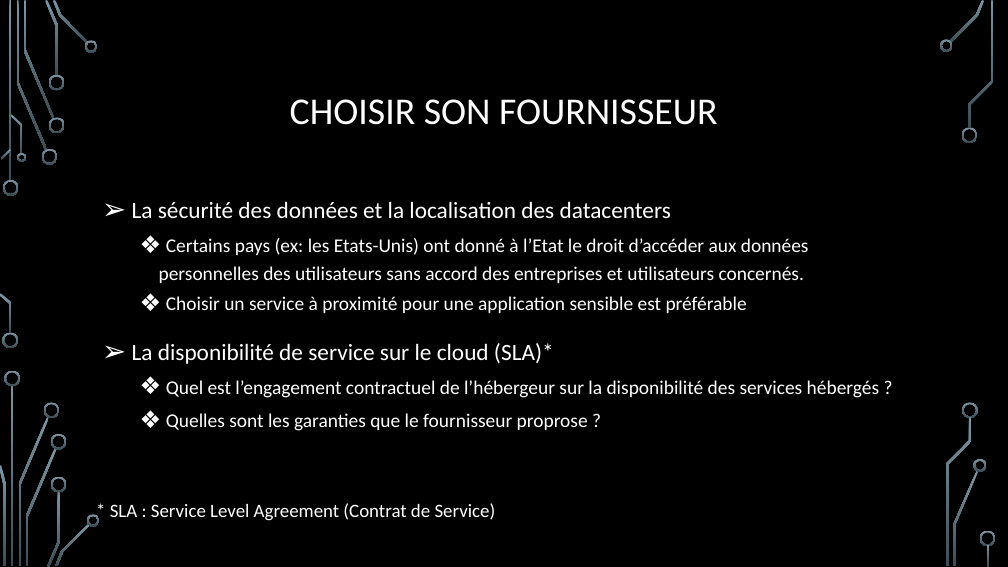
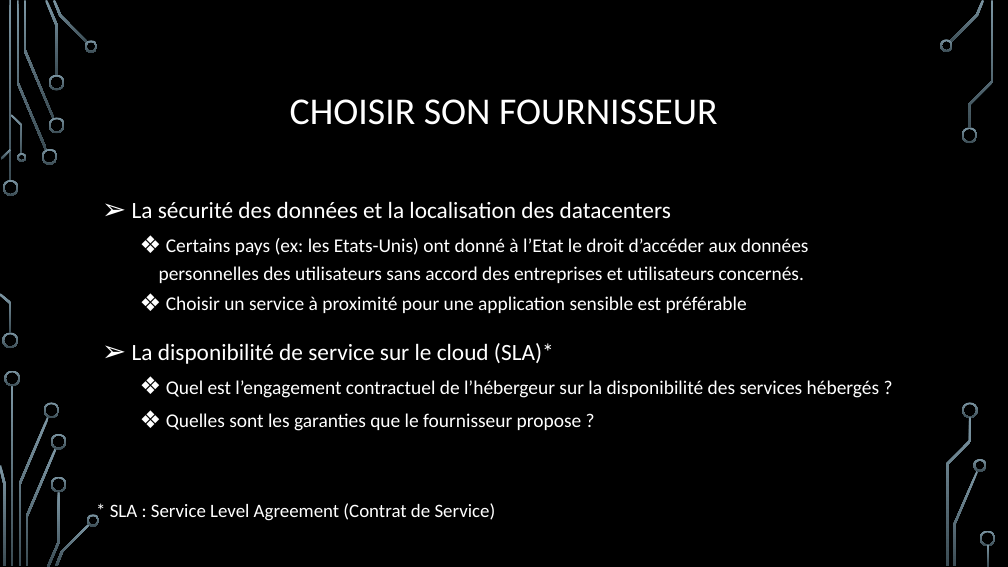
Before and after one commit to CorleoneDany/Cloud-Computing, a slide deck: slide 26 of Cloud Computing - F.pptx. Drawn at 1008x567 pixels with LibreOffice and Linux fonts; fonts in the diff are those of the drawing; background and template pictures are left out. Boxes give left, top, right and bottom in pixels: in the first picture for what was removed or moved away, otherwise in the second. Text is boxed around its words. In the diff, an @@ line names an element or a change of style, - is before the commit and + after.

```diff
--- a/Cloud Computing - F.pptx
+++ b/Cloud Computing - F.pptx
@@ text at (x1=166, y1=413, x2=582, y2=431): text changed @@
-  ❖ Quelles sont les garanties que le fournisseur proprose ?
+  ❖ Quelles sont les garanties que le fournisseur propose ?
```
Also in this commit, not shown: 8 other slides changed.
